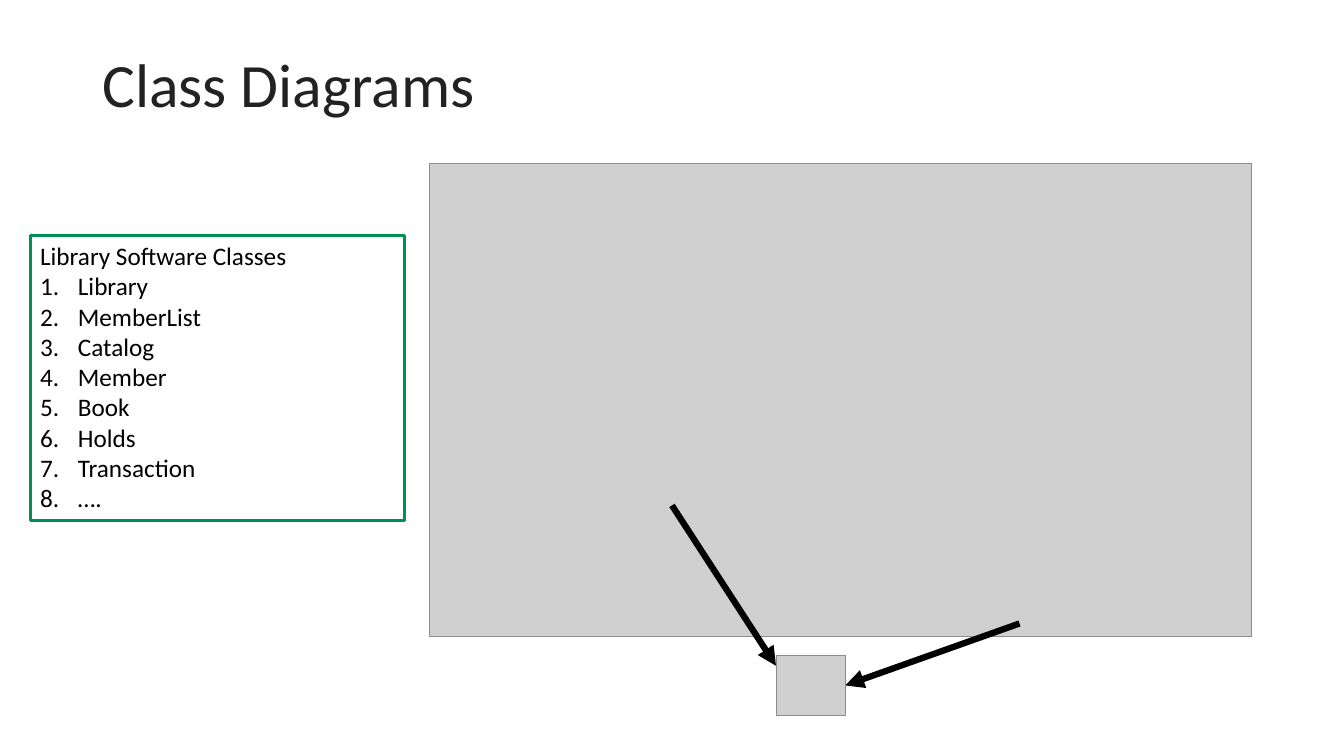
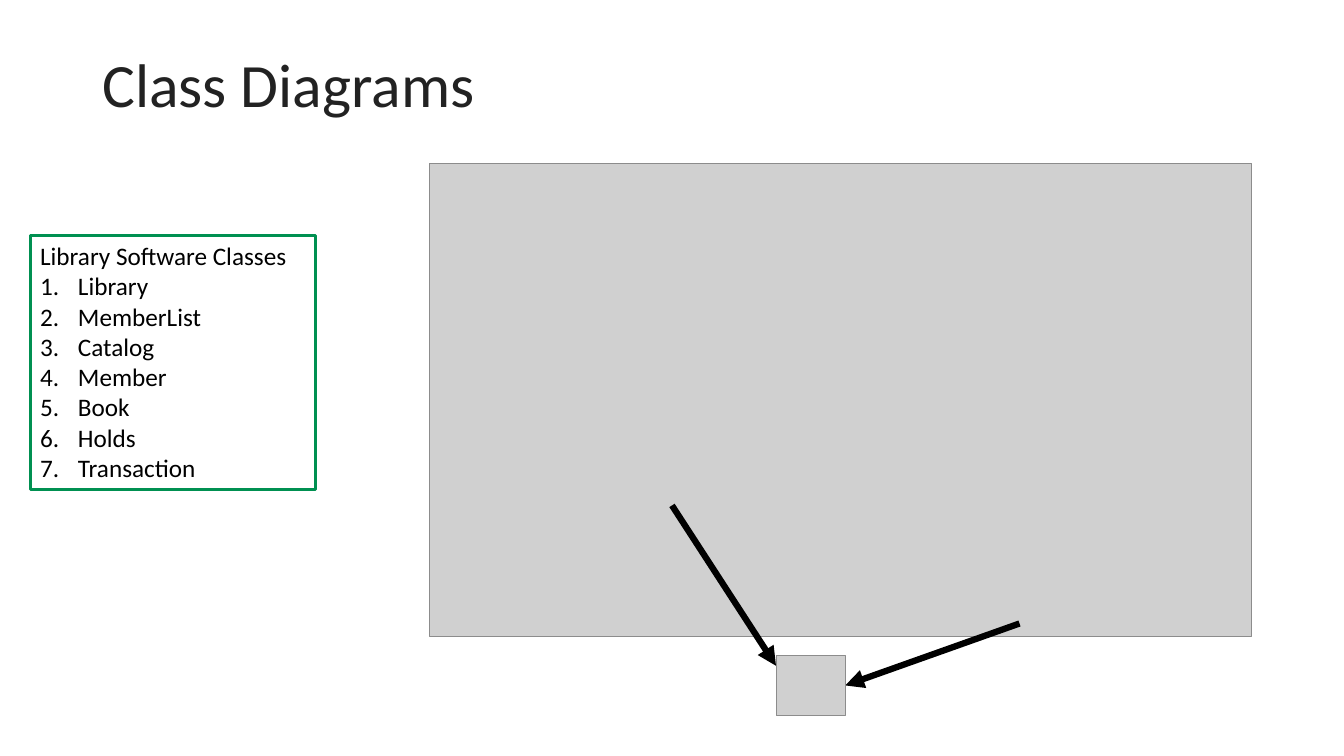
Before and after one commit to johnxu21/johnxu21.github.io, a slide deck: slide 22 of teaching/CS472/Timetable/OOD-V2.pptx (slide 17 before the commit). Drawn at 1344x756 pixels with LibreOffice and Linux fonts; fonts in the diff are those of the drawing; grey boxes stand for pictures. Boxes give left, top, right and bottom in pixels: in the first picture for what was removed or moved away, otherwise in the second. Text is boxed around its words. In the diff, an @@ line names an element or a change of style, - is before the commit and + after.

```diff
--- a/teaching/CS472/Timetable/OOD-V2.pptx
+++ b/teaching/CS472/Timetable/OOD-V2.pptx
@@ text in rectangle at (x1=30, y1=236, x2=316, y2=490): paragraph removed @@
-8. ….
@@ rectangle "Library Software Classes" resized from (x1=30, y1=236, x2=404, y2=521) to (x1=30, y1=236, x2=316, y2=490) @@
```
Also in this commit, not shown: 6 other slides changed, 8 slides added, 1 slide removed, 2 other files.
